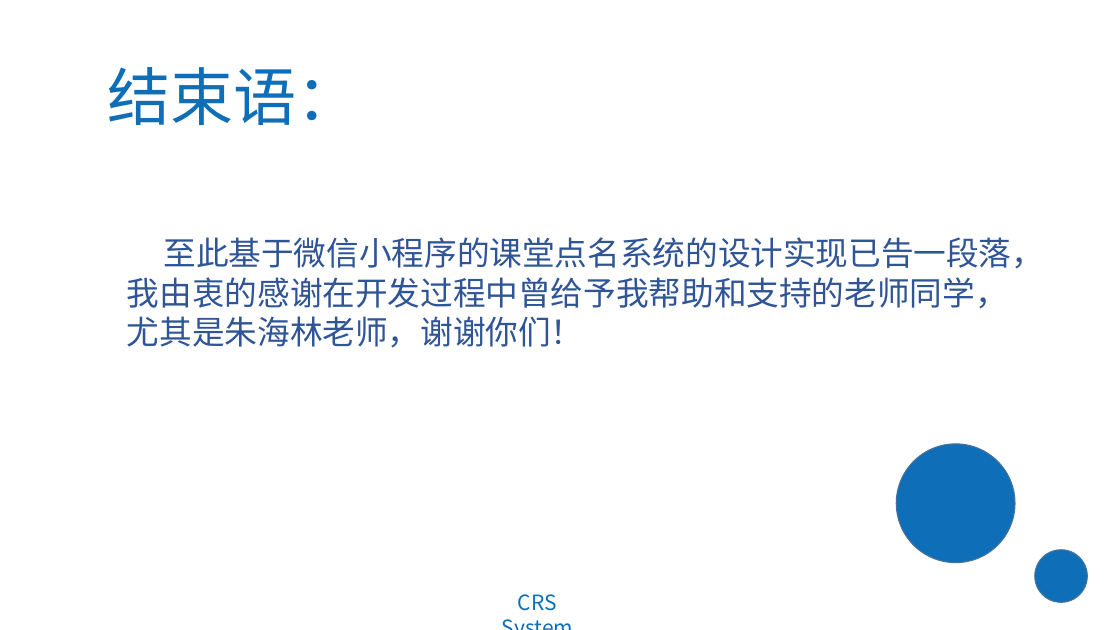
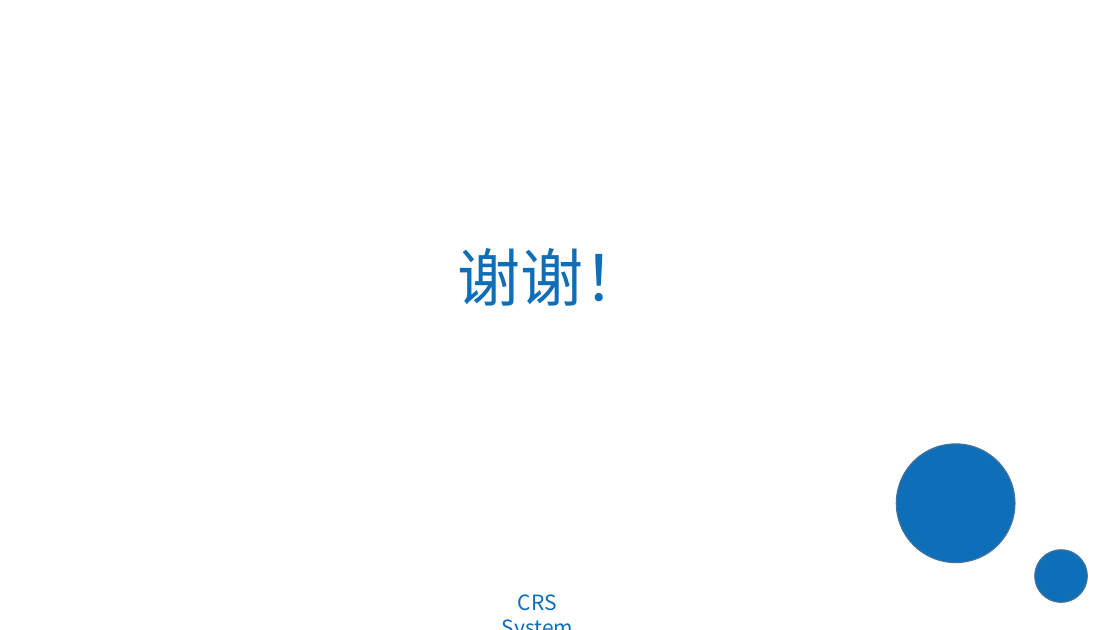
Before and after one commit to Pengcheng-Wei/aboutPaper, a slide deck: slide 17 of finalDocuments/魏鹏程-PPT-基于微信小程序的课堂点名系统.pptx. Drawn at 1120x630 pixels with LibreOffice and Linux fonts; fonts in the diff are those of the drawing. Boxes give left, top, right and bottom in pixels: in the first picture for what was removed or moved away, otherwise in the second. Text is boxed around its words. In the diff, an @@ line names an element or a change of style, - is before the commit and + after.

```diff
--- a/finalDocuments/魏鹏程-PPT-基于微信小程序的课堂点名系统.pptx
+++ b/finalDocuments/魏鹏程-PPT-基于微信小程序的课堂点名系统.pptx
@@ text removed at (108, 67, 360, 125) @@
-结束语：
@@ text removed at (127, 237, 1045, 348) @@
-至此基于微信小程序的课堂点名系统的设计实现已告一段落，
-我由衷的感谢在开发过程中曾给予我帮助和支持的老师同学，
-尤其是朱海林老师，谢谢你们！
@@ text added at (457, 248, 646, 306), 54 pt, text #0E6EB8 @@
+谢谢！
```
Also in this commit, not shown: 25 other files.
